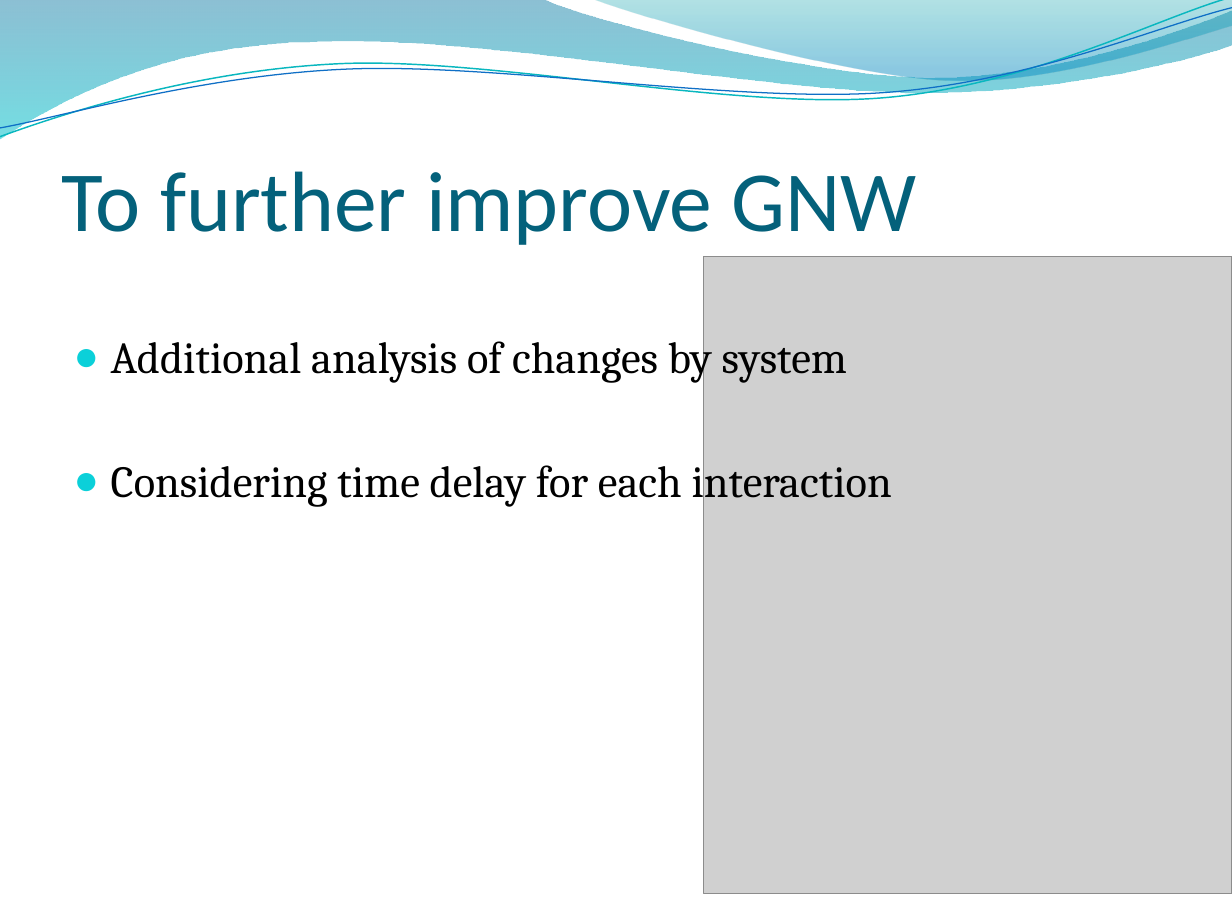
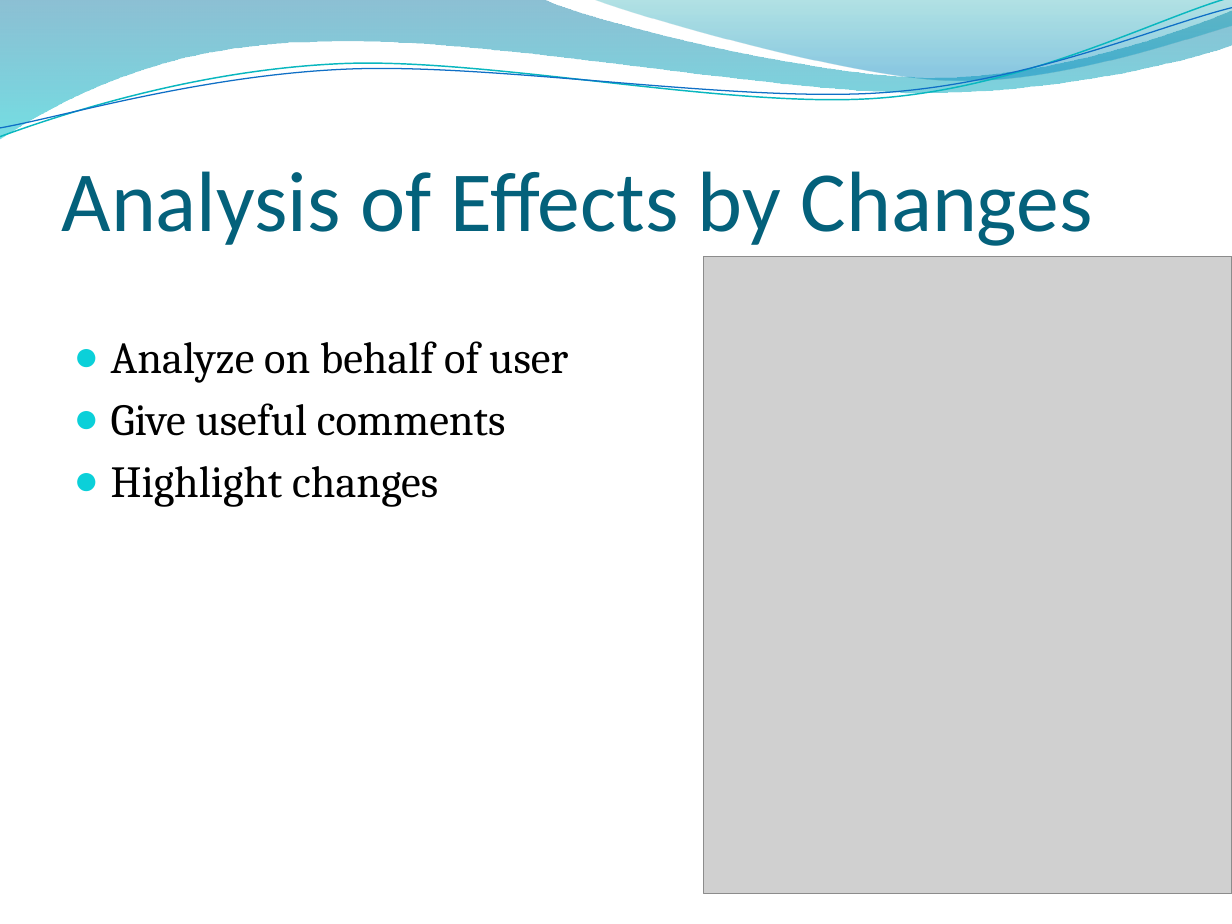
Before and after one commit to linn24/FYP, a slide deck: slide 21 of Documentation/FYP_Oral.pptx (slide 17 before the commit). Drawn at 1232x924 pixels with LibreOffice and Linux fonts; fonts in the diff are those of the drawing; grey boxes stand for pictures; background and template pictures are left out. Boxes give left, top, right and bottom in pixels: in the first picture for what was removed or moved away, otherwise in the second. Text is boxed around its words. In the diff, an @@ line names an element or a change of style, - is before the commit and + after.

Commit message:
added more contents
background info @2-3, how this contributes to related research area @8,
details of work @10-13, challenge @18, future improvement @21-22

```diff
--- a/Documentation/FYP_Oral.pptx
+++ b/Documentation/FYP_Oral.pptx
@@ title at bbox=[62, 171, 1093, 246]: text changed @@
-To further improve GNW
+Analysis of Effects by Changes
@@ text at bbox=[111, 341, 568, 507]: text changed @@
-● Additional analysis of changes by system
-● Considering time delay for each interaction
+● Analyze on behalf of user
+● Give useful comments
+● Highlight changes
```
Also in this commit, not shown: 10 other slides changed, 5 slides added, 1 slide removed.
